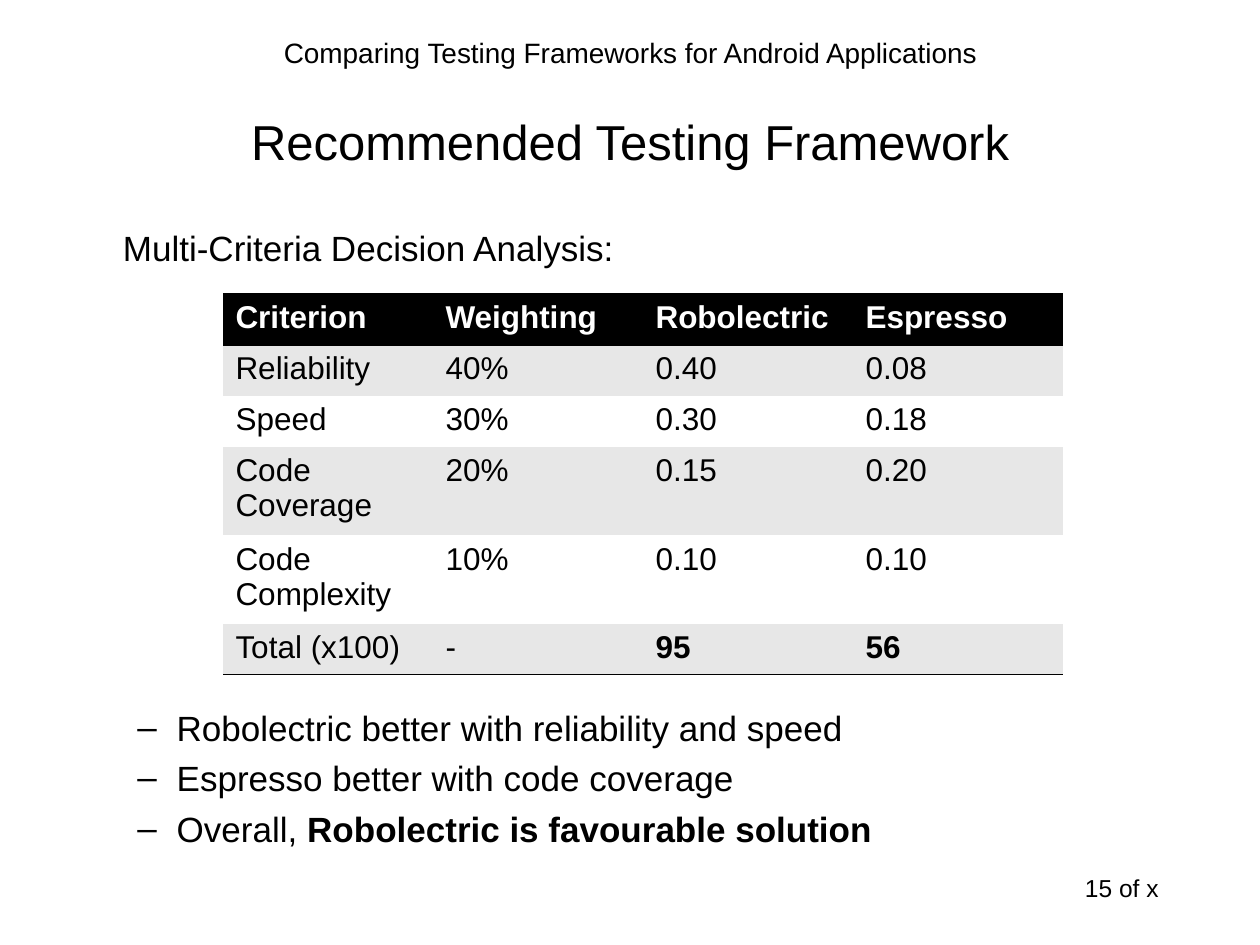
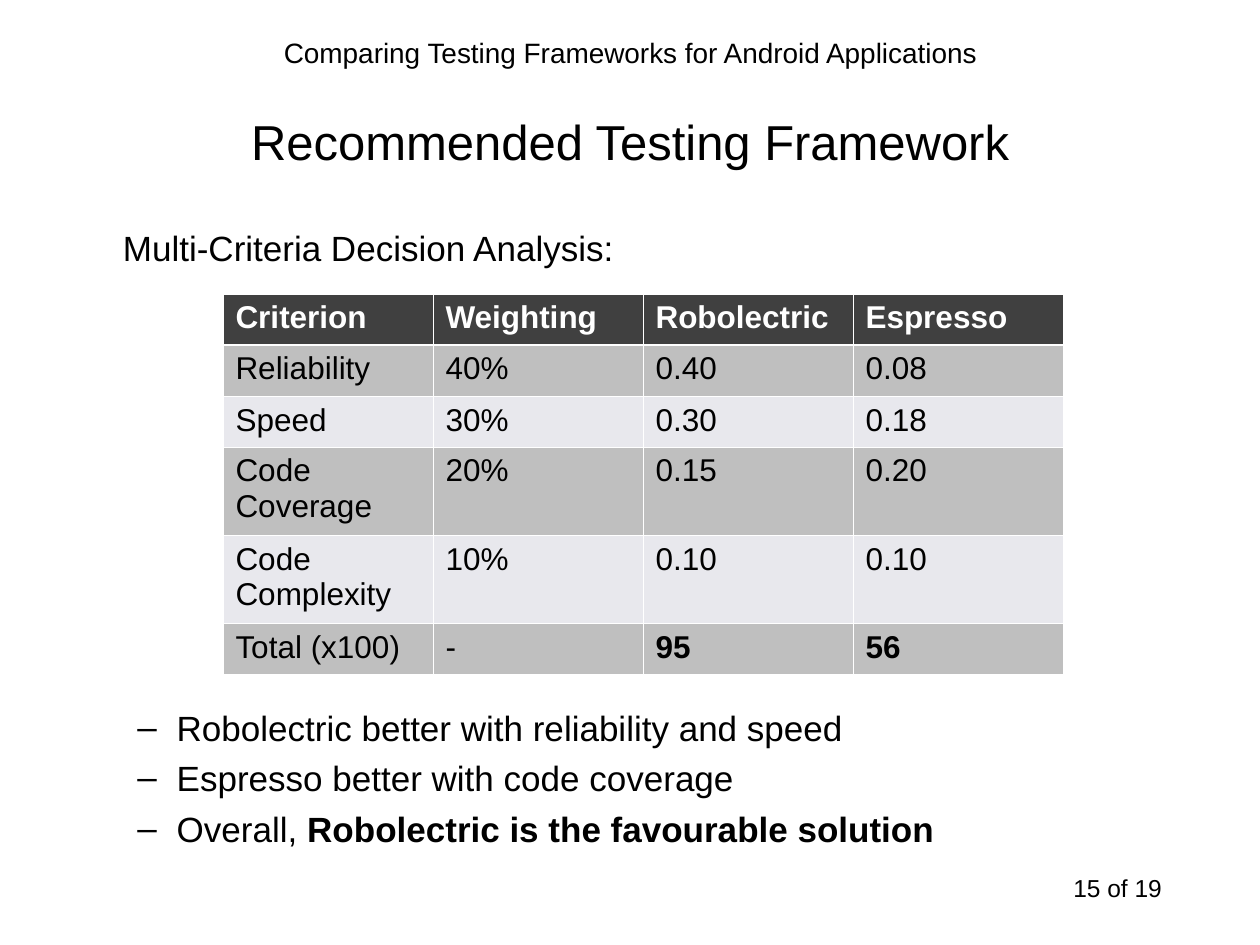
Before and after one commit to sahiljain/tpm, a slide deck: slide 15 of s44jain_tpm.ppt. Drawn at 1260x945 pixels with LibreOffice and Linux fonts; fonts in the diff are those of the drawing. Boxes give left, top, right and bottom in pixels: in the first picture for what was removed or moved away, otherwise in the second. Text is boxed around its words. In the diff, an @@ line names an element or a change of style, - is before the commit and + after.

```diff
--- a/s44jain_tpm.ppt
+++ b/s44jain_tpm.ppt
@@ table at (223, 294, 1065, 674) @@
@@ fill #000000 to #404040 in row 1 @@
@@ fill #E7E7E7 to #BFBFBF in 12 cells @@
@@ fill #FFFFFF to #E8E8ED in 8 cells @@
@@ borders changed @@
@@ text at (177, 816, 934, 847): text changed @@
-  – Overall, Robolectric is favourable solution
+  – Overall, Robolectric is the favourable solution
@@ page number at (1073, 879, 1162, 898): text changed @@
-15 of x
+15 of 19
```
Also in this commit, not shown: 7 other slides changed.
